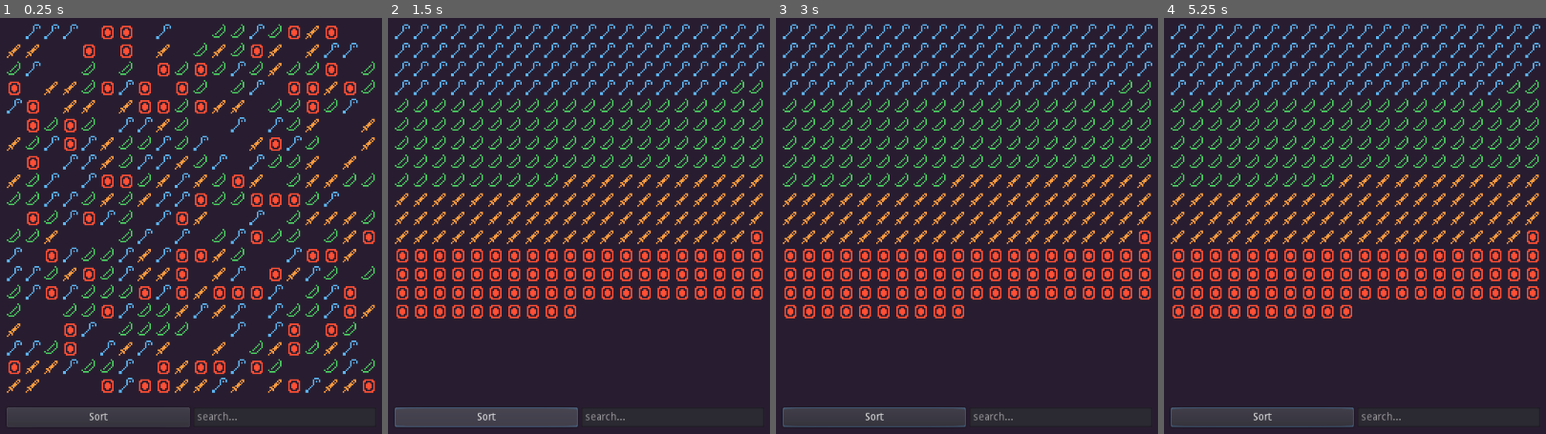
Above: before the commit, frames 1-4 (left to right).
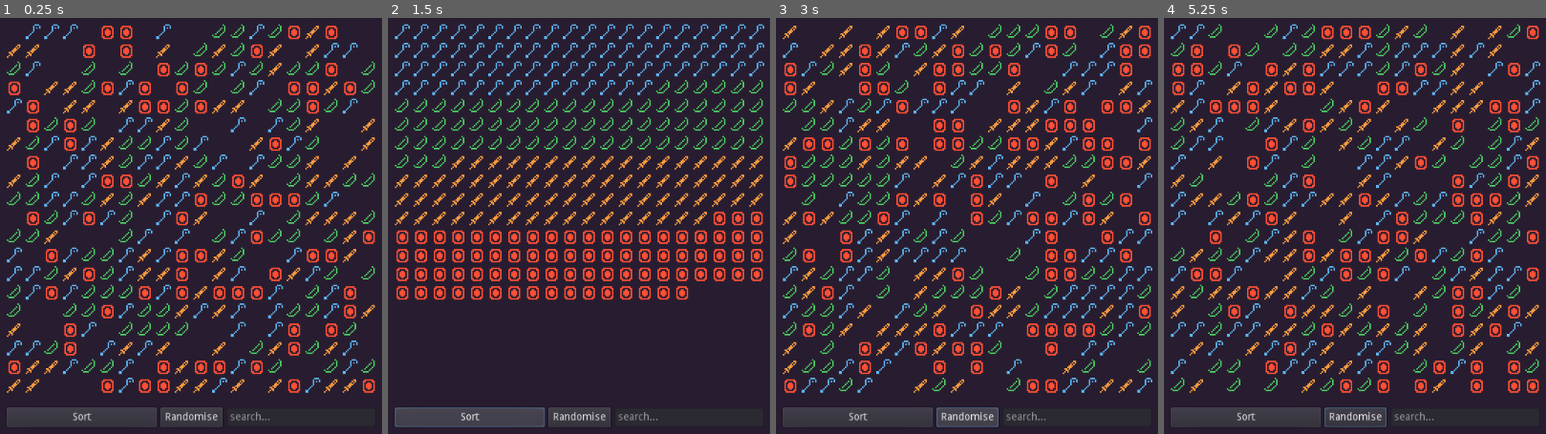
Above: after the commit, the same moments.

Repository: AGPritchard/inventory
Game: Godot game, scene res://src/inventory/inventory.tscn
The game is run twice, just before and just after one commit, with the same random seed, the same clock (stepped at 60 frames per second) and the same inputs. The project has no main scene, so this scene is started directly.
Inputs (mouse positions are in pixels of both pictures, inside the frame that each line leads up to):
- Up to frame 1 (0.25 s): no input
- Up to frame 2 (1.5 s): click (579, 417) at 0.5 s, where only the run after the commit has a clickable "Randomise"; click "Sort" at 1.25 s
- Up to frame 3 (3 s): click "Sort" at 2 s; click (967, 417) at 2.75 s, where only the run after the commit has a clickable "Randomise"
- Up to frame 4 (5.25 s): click "Sort" at 3.5 s; click (1355, 417) at 4.25 s, where only the run after the commit has a clickable "Randomise"; tap Enter at 5 s; move the mouse to (1523, 205) at 5.02 s; click (1523, 205) at 5.17 s

The runs differ from the first frame. In frame 1, 0.5% of the frame differs, in the area x 19-71%, y 93-99%; in frame 2, 5.5%; in frame 3, 23%, in the area x 1-99%, y 1-99%; in frame 4, 21%.

Commit message:
Add randomise button

Diff:
--- a/src/inventory/inventory.gd
+++ b/src/inventory/inventory.gd
@@ -126,6 +126,36 @@
 			if item_slot.hint_tooltip.to_upper() != $VBoxContainer/HBoxContainer/SearchBar.text.to_upper():
 				item_slot.modulate.a = 0.25
 
+func _on_RandomiseButton_pressed() -> void:
+	# clear inventory
+	inventory = {}
+	selected_item = {}
+
+	for i in slot_count:
+		var item_slot: TextureRect = $VBoxContainer/GridContainer.get_child(i)
+
+		# clear item slot
+		item_slot.texture = null
+		item_slot.hint_tooltip = ""
+
+		# pick a random item type
+		var choice: int = ITEM_TYPES.values()[randi() % ITEM_TYPES.size()]
+		match choice:
+			ITEM_TYPES.STAFF:
+				item_slot.texture = blue_staff_texture
+				item_slot.hint_tooltip = "Blue Staff"
+			ITEM_TYPES.BOW:
+				item_slot.texture = green_bow_texture
+				item_slot.hint_tooltip = "Green Bow"
+			ITEM_TYPES.SWORD:
+				item_slot.texture = orange_sword_texture
+				item_slot.hint_tooltip = "Orange Sword"
+			ITEM_TYPES.SHIELD:
+				item_slot.texture = red_shield_texture
+				item_slot.hint_tooltip = "Red Shield"
+
+		inventory[i] = choice
+
 func _on_SearchBar_text_changed(new_text: String) -> void:
 	if new_text.empty():
 		can_swap = true
--- a/src/inventory/inventory.tscn
+++ b/src/inventory/inventory.tscn
@@ -33,7 +33,7 @@
 }
 
 [node name="GridContainer" type="GridContainer" parent="VBoxContainer"]
-margin_right = 105.0
+margin_right = 188.0
 custom_constants/vseparation = 5
 custom_constants/hseparation = 5
 __meta__ = {
@@ -42,22 +42,29 @@
 
 [node name="HBoxContainer" type="HBoxContainer" parent="VBoxContainer"]
 margin_top = 20.0
-margin_right = 105.0
+margin_right = 188.0
 margin_bottom = 44.0
 custom_constants/separation = 5
 
 [node name="SortButton" type="Button" parent="VBoxContainer/HBoxContainer"]
-margin_right = 42.0
+margin_right = 37.0
 margin_bottom = 24.0
 size_flags_horizontal = 3
 text = "Sort"
 
+[node name="RandomiseButton" type="Button" parent="VBoxContainer/HBoxContainer"]
+margin_left = 42.0
+margin_right = 125.0
+margin_bottom = 24.0
+text = "Randomise"
+
 [node name="SearchBar" type="LineEdit" parent="VBoxContainer/HBoxContainer"]
-margin_left = 47.0
-margin_right = 105.0
+margin_left = 130.0
+margin_right = 188.0
 margin_bottom = 24.0
 size_flags_horizontal = 3
 clear_button_enabled = true
 placeholder_text = "search..."
 [connection signal="pressed" from="VBoxContainer/HBoxContainer/SortButton" to="." method="_on_SortButton_pressed"]
+[connection signal="pressed" from="VBoxContainer/HBoxContainer/RandomiseButton" to="." method="_on_RandomiseButton_pressed"]
 [connection signal="text_changed" from="VBoxContainer/HBoxContainer/SearchBar" to="." method="_on_SearchBar_text_changed"]
